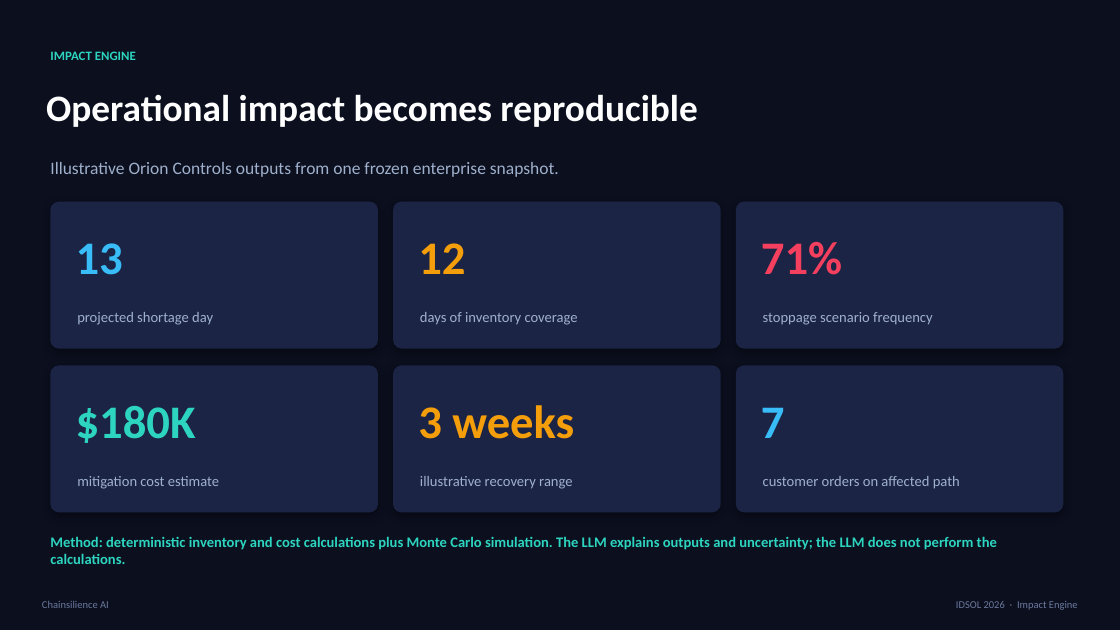
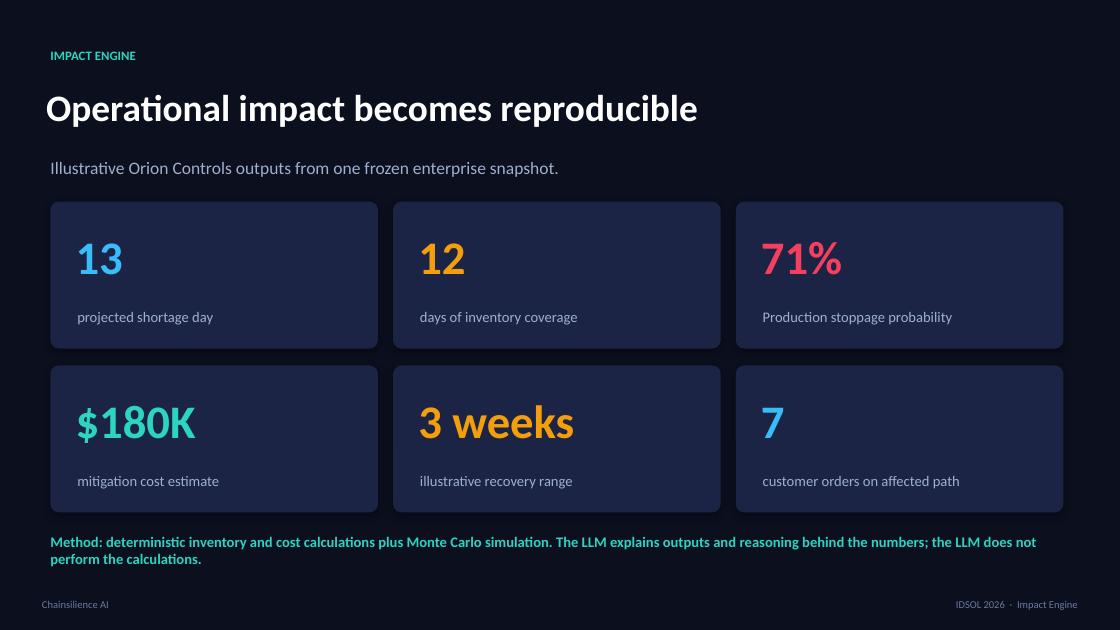
Before and after one commit to NoelVFX/Chainsilience-AI, a slide deck: slide 10 of Chainsilience_AI_IDSOL_2026_Pitch_Deck_Revised.pptx (slide 9 before the commit). Drawn at 1120x630 pixels with LibreOffice and Linux fonts; fonts in the diff are those of the drawing. Boxes give left, top, right and bottom in pixels: in the first picture for what was removed or moved away, otherwise in the second. Text is boxed around its words. In the diff, an @@ line names an element or a change of style, - is before the commit and + after.

```diff
--- a/Chainsilience_AI_IDSOL_2026_Pitch_Deck_Revised.pptx
+++ b/Chainsilience_AI_IDSOL_2026_Pitch_Deck_Revised.pptx
@@ text at (763, 312, 952, 325): text changed @@
-stoppage scenario frequency
+Production stoppage probability
@@ text at (50, 536, 1037, 567): text changed @@
-Method: deterministic inventory and cost calculations plus Monte Carlo simulation. The LLM explains outputs and uncertainty; the LLM does not perform the calculations.
+Method: deterministic inventory and cost calculations plus Monte Carlo simulation. The LLM explains outputs and reasoning behind the numbers; the LLM does not perform the calculations.
```
Also in this commit, not shown: 12 other slides changed, 1 slide added, 20 other files.
